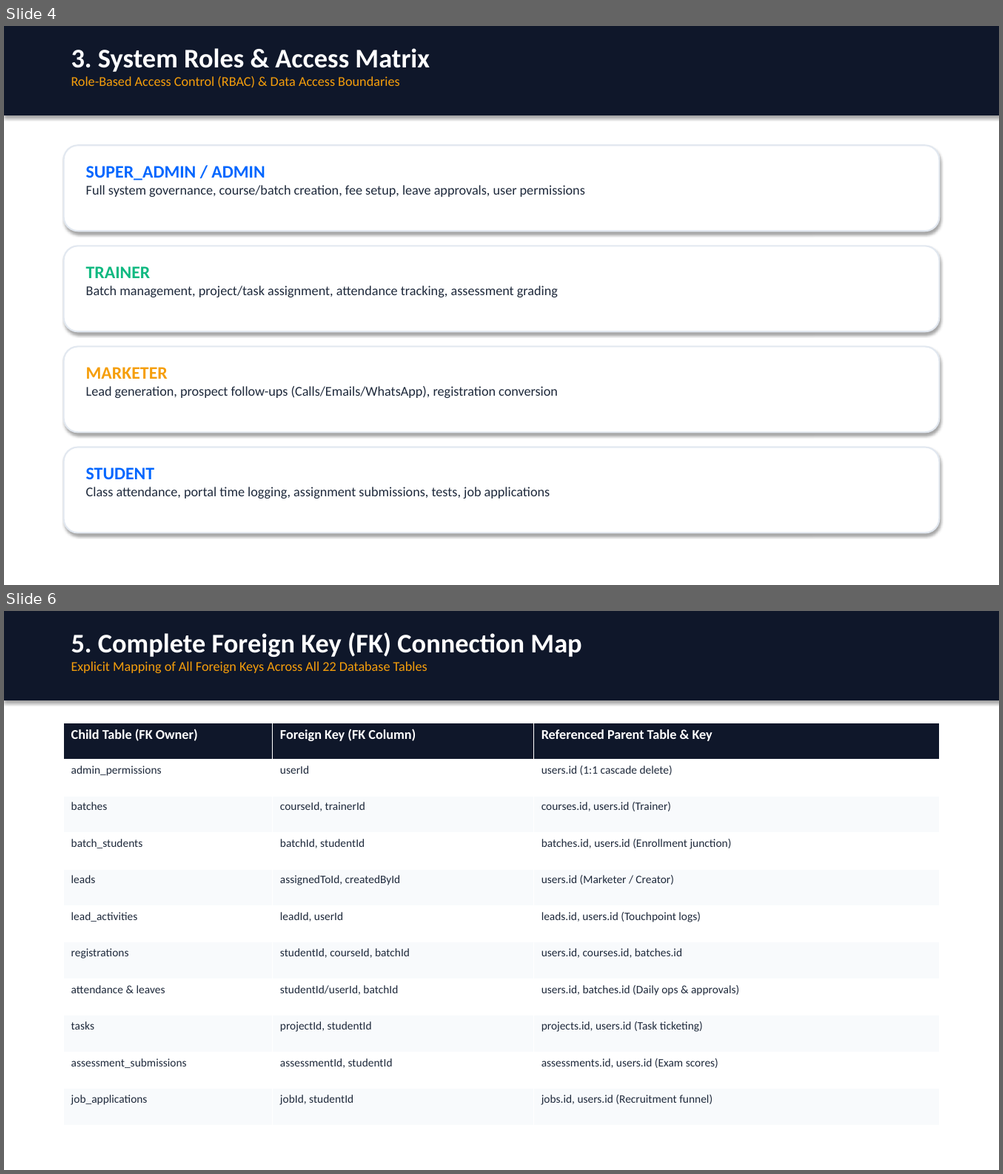
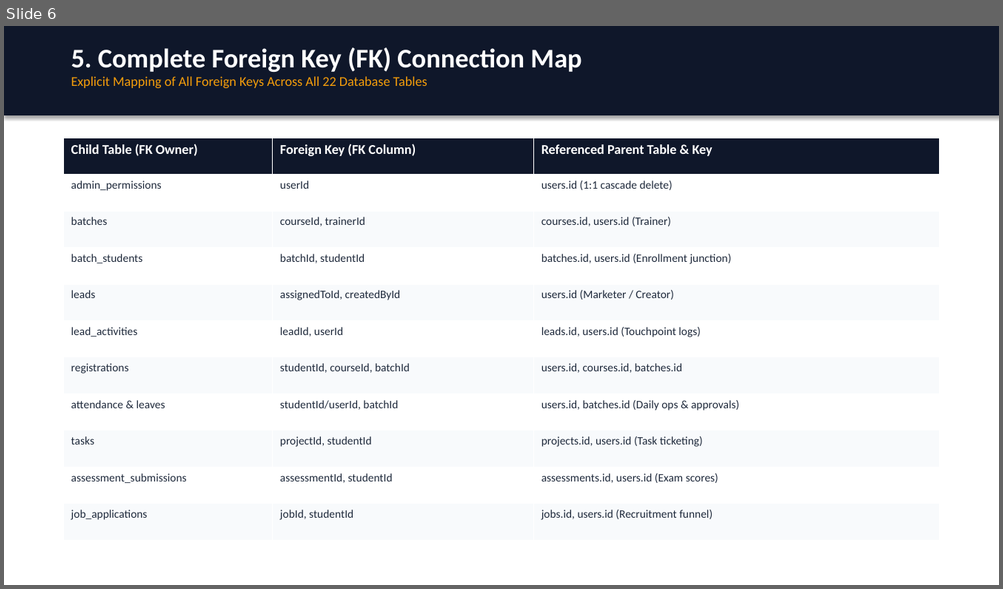
Before and after one commit to Devanshgupta712/Eduflow, a slide deck: LMS_Data_Architecture_and_Flow.pptx. Shown one above the other, each under a label of ours: slides 4 and 6 before the commit, slide 6 after it; the slides between them are not shown. The pictures are 1003x1174 and 1003x589 pixels, drawn with LibreOffice and Linux fonts; fonts in the diff are those of the drawing. Boxes give left, top, right and bottom in pixels: in the first picture for what was removed or moved away, otherwise in the second. Text is boxed around its words. In the diff, an @@ line names an element or a change of style, - is before the commit and + after.

```diff
--- a/LMS_Data_Architecture_and_Flow.pptx
+++ b/LMS_Data_Architecture_and_Flow.pptx
@@ slide 4 removed at <box>4,26,999,585</box>, background #FFFFFF @@
@@ rectangle removed at <box>4,26,999,116</box> @@
@@ text removed at <box>71,48,430,88</box> @@
-3. System Roles & Access Matrix
-Role-Based Access Control (RBAC) & Data Access Boundaries
@@ rounded rectangle removed at <box>64,145,939,231</box> @@
@@ text removed at <box>86,166,585,197</box> @@
-SUPER_ADMIN / ADMIN
-Full system governance, course/batch creation, fee setup, leave approvals, user permissions
@@ rounded rectangle removed at <box>64,246,939,332</box> @@
@@ text removed at <box>86,266,558,298</box> @@
-TRAINER
-Batch management, project/task assignment, attendance tracking, assessment grading
@@ rounded rectangle removed at <box>64,347,939,432</box> @@
@@ text removed at <box>86,367,558,398</box> @@
-MARKETER
-Lead generation, prospect follow-ups (Calls/Emails/WhatsApp), registration conversion
@@ rounded rectangle removed at <box>64,448,939,534</box> @@
@@ text removed at <box>86,468,549,499</box> @@
-STUDENT
-Class attendance, portal time logging, assignment submissions, tests, job applications
```
Also in this commit, not shown: 10 slides changed, 2 slides added, 1 other slide removed, 2 other files.
